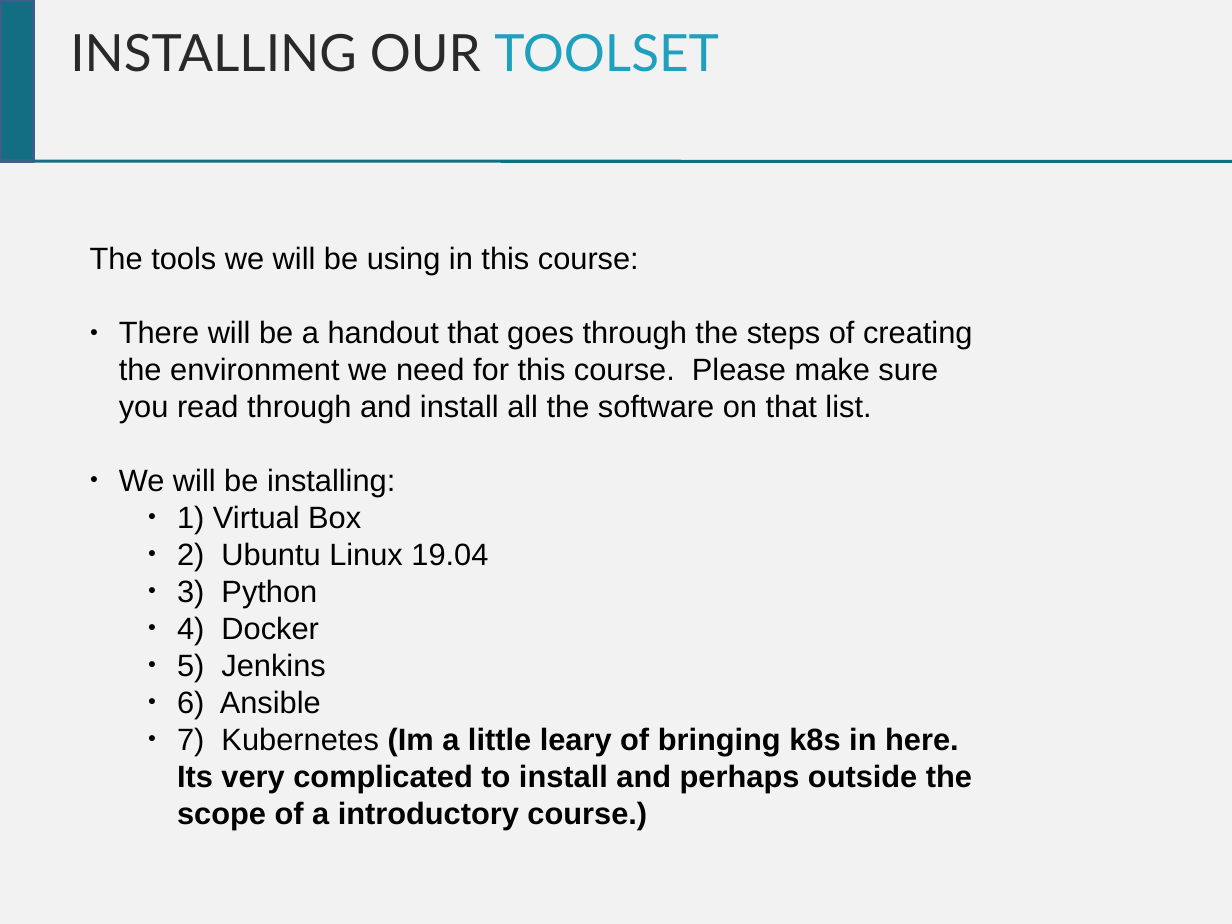
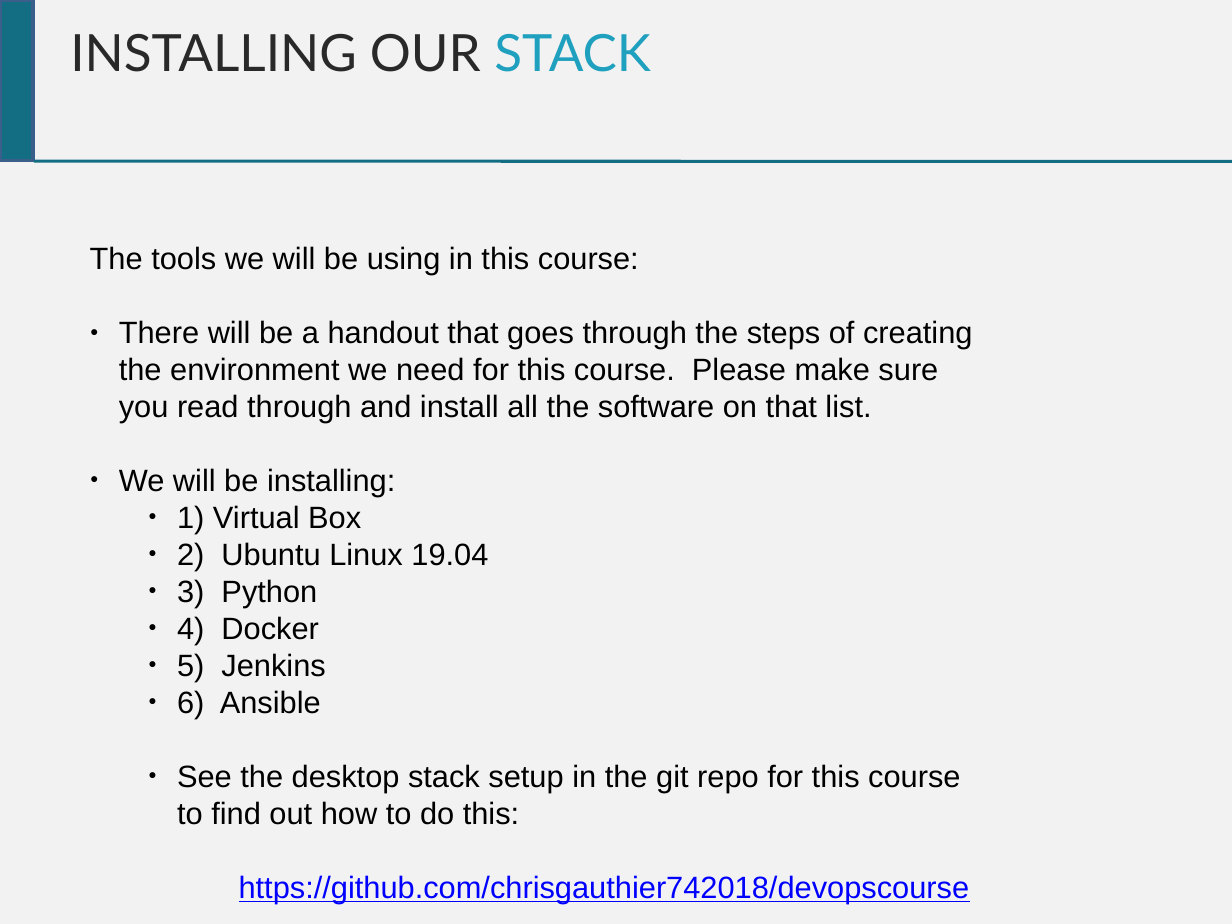
Before and after one commit to chrisgauthier742018/devopscourse, a slide deck: slide 7 of Dev Ops Course.pptx (slide 6 before the commit). Drawn at 1232x924 pixels with LibreOffice and Linux fonts; fonts in the diff are those of the drawing. Boxes give left, top, right and bottom in pixels: in the first picture for what was removed or moved away, otherwise in the second. Text is boxed around its words. In the diff, an @@ line names an element or a change of style, - is before the commit and + after.

```diff
--- a/Dev Ops Course.pptx
+++ b/Dev Ops Course.pptx
@@ text at box(70, 34, 651, 72): text changed @@
-INSTALLING OUR TOOLSET
+INSTALLING OUR STACK
@@ text at box(177, 764, 970, 903): text changed; bold off @@
-    ● 7) Kubernetes (Im a little leary of bringing k8s in here. Its very complicated to install and perhaps outside the scope of a introductory course.)
+    ● See the desktop stack setup in the git repo for this course to find out how to do this:
+https://github.com/chrisgauthier742018/devopscourse
```
Also in this commit, not shown: 4 other slides changed, 11 slides added, 15 slides removed, 1 other file.
